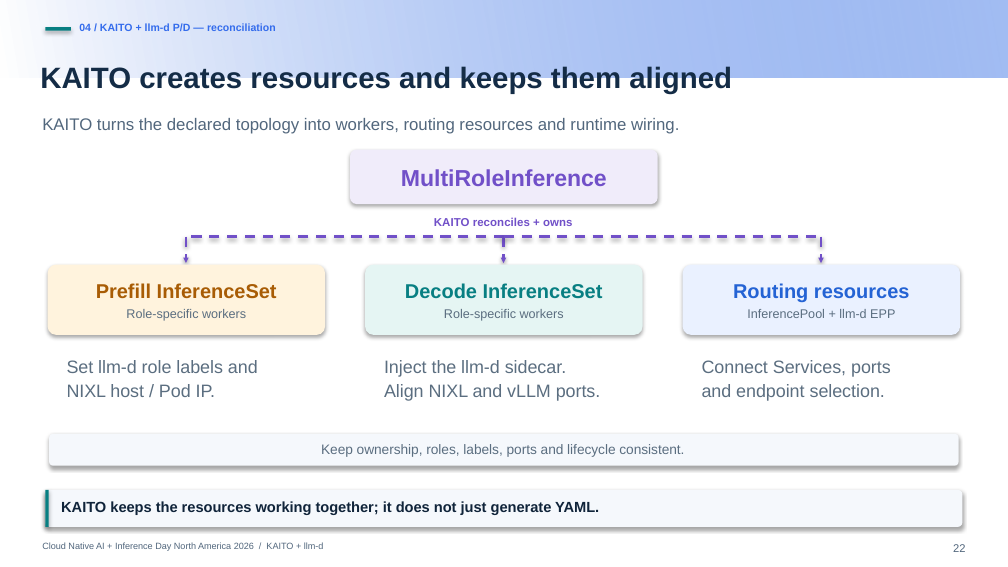
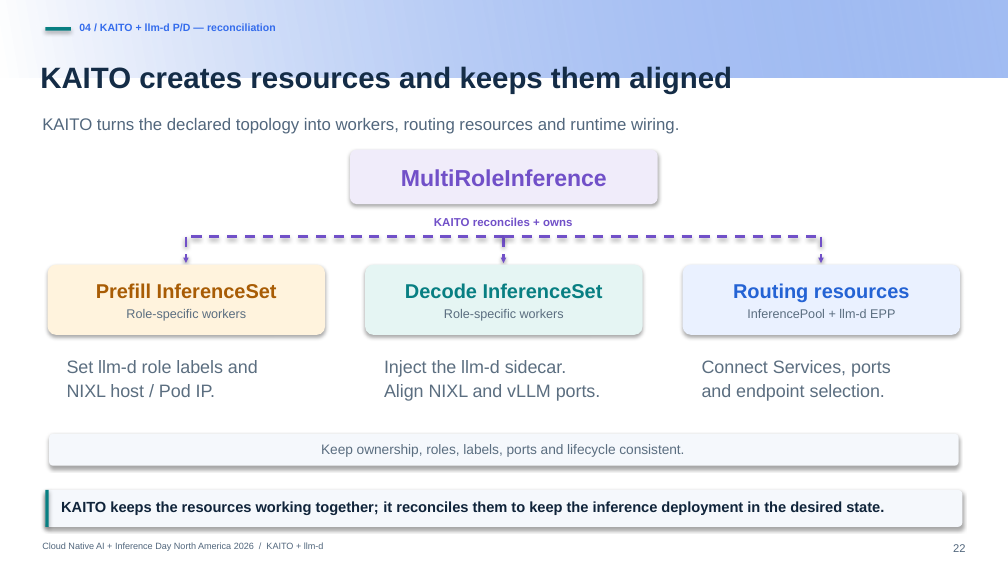
Before and after one commit to andyzhangx/demo, a slide deck: slide 22 of llm/pd-disaggregation/kubecon-na-2026-pd-disaggregation-kaito-llmd.pptx. Drawn at 1008x567 pixels with LibreOffice and Linux fonts; fonts in the diff are those of the drawing; background and template pictures are left out. Boxes give left, top, right and bottom in pixels: in the first picture for what was removed or moved away, otherwise in the second. Text is boxed around its words. In the diff, an @@ line names an element or a change of style, - is before the commit and + after.

```diff
--- a/llm/pd-disaggregation/kubecon-na-2026-pd-disaggregation-kaito-llmd.pptx
+++ b/llm/pd-disaggregation/kubecon-na-2026-pd-disaggregation-kaito-llmd.pptx
@@ text at bbox=[61, 501, 884, 515]: text changed @@
-KAITO keeps the resources working together; it does not just generate YAML.
+KAITO keeps the resources working together; it reconciles them to keep the inference deployment in the desired state.
```
Also in this commit, not shown: 3 other slides changed.
